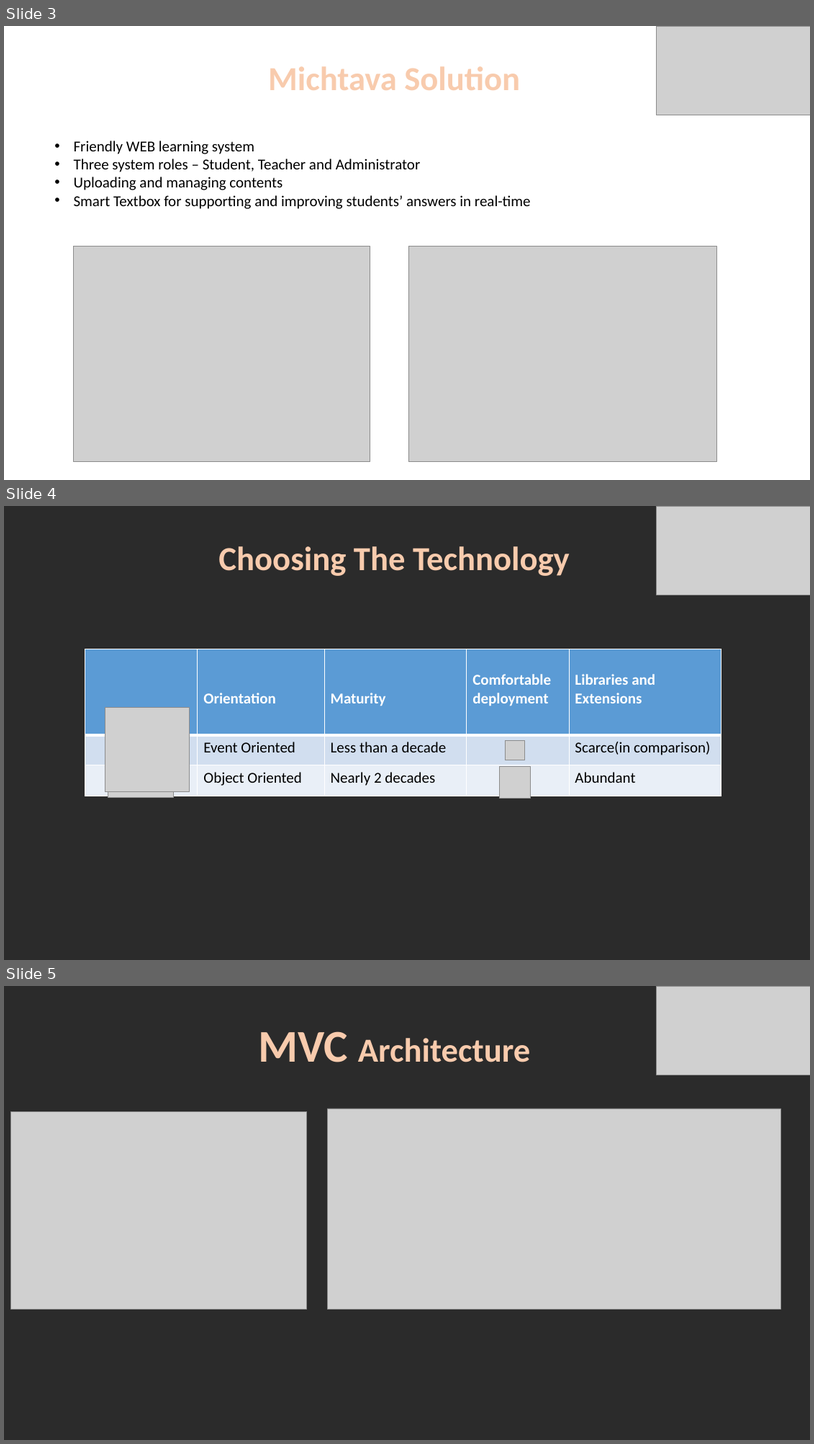
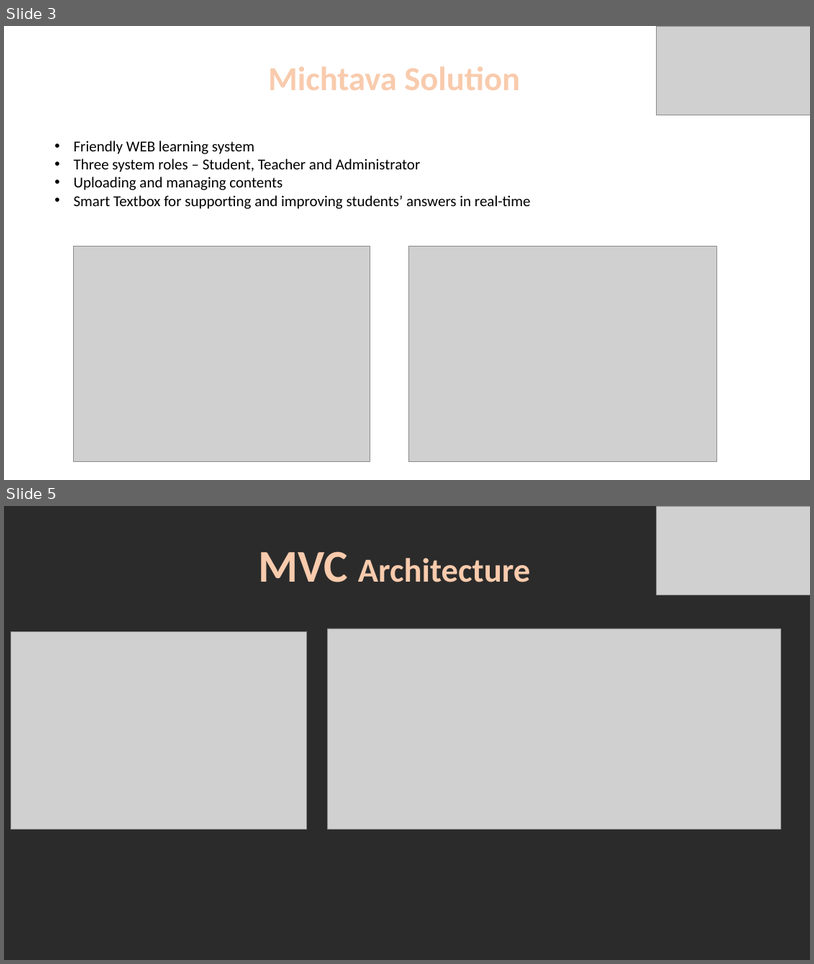
Before and after one commit to roypillar/Michtava, a slide deck: Michtava - Presentation.pptx. Shown one above the other, each under a label of ours: slides 3, 4 and 5 before the commit, slides 3 and 5 after it; the slides between them are not shown. The pictures are 814x1444 and 814x964 pixels, drawn with LibreOffice and Linux fonts; fonts in the diff are those of the drawing; grey boxes stand for pictures; background and template pictures are left out; a plain dark background stands for a picture behind light text. Boxes give left, top, right and bottom in pixels: in the first picture for what was removed or moved away, otherwise in the second. Text is boxed around its words. In the diff, an @@ line names an element or a change of style, - is before the commit and + after.

```diff
--- a/Michtava - Presentation.pptx
+++ b/Michtava - Presentation.pptx
@@ slide 4 removed at box(4, 506, 810, 960), background picture (left out) @@
@@ picture removed at box(657, 506, 810, 595) @@
@@ text removed at box(219, 546, 570, 576) @@
-Choosing The Technology
@@ table removed at box(85, 649, 721, 796), 3 rows, 5 columns @@
- | Orientation | Maturity | Comfortable deployment | Libraries and Extensions
- | Event Oriented | Less than a decade |  | Scarce(in comparison)
- | Object Oriented | Nearly 2 decades |  | Abundant
@@ picture removed at box(106, 707, 190, 791) @@
@@ picture removed at box(506, 740, 525, 760) @@
@@ picture removed at box(108, 762, 173, 798) @@
@@ picture removed at box(499, 766, 531, 798) @@
```
Also in this commit, not shown: 2 slides changed, 1 slide added.
